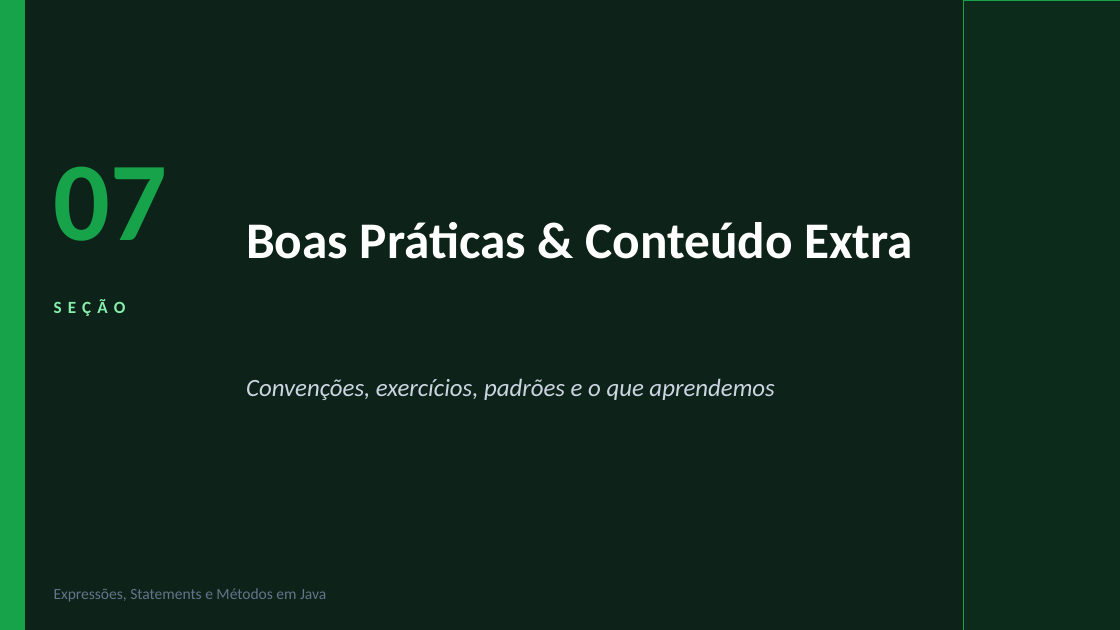
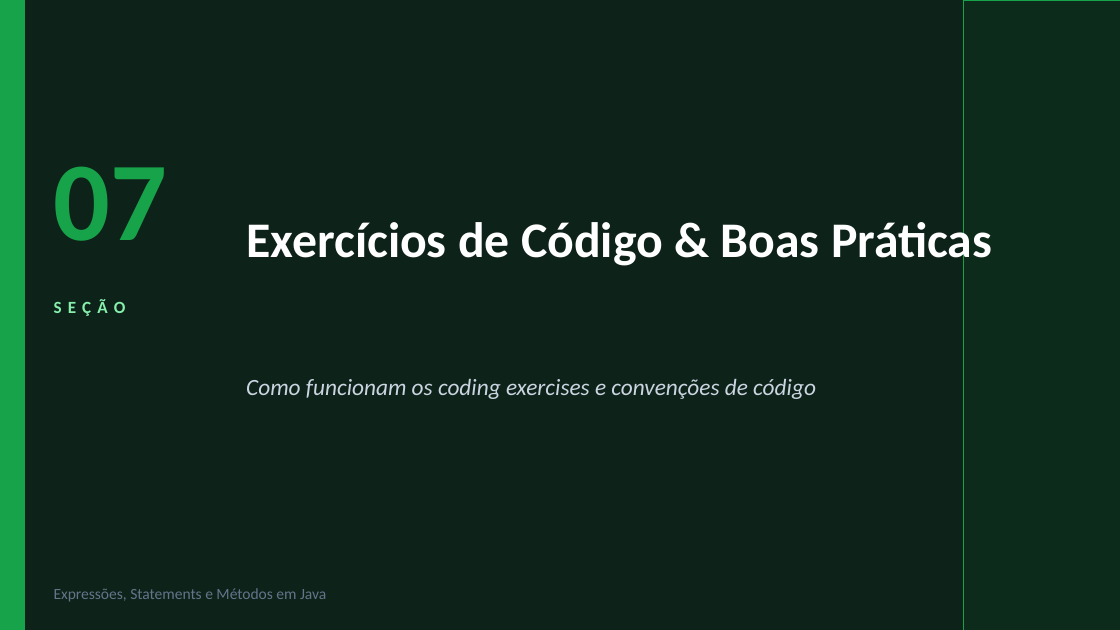
Before and after one commit to GustavoJ-dev/JavaStudiesHub, a slide deck: slide 35 of src/module03/content/Expressoes-Statements-e-Metodos.pptx (slide 29 before the commit). Drawn at 1120x630 pixels with LibreOffice and Linux fonts; fonts in the diff are those of the drawing. Boxes give left, top, right and bottom in pixels: in the first picture for what was removed or moved away, otherwise in the second. Text is boxed around its words. In the diff, an @@ line names an element or a change of style, - is before the commit and + after.

```diff
--- a/src/module03/content/Expressoes-Statements-e-Metodos.pptx
+++ b/src/module03/content/Expressoes-Statements-e-Metodos.pptx
@@ text at box(246, 217, 992, 270): text changed; size 33 to 32 pt @@
-Boas Práticas & Conteúdo Extra
+Exercícios de Código & Boas Práticas
@@ text at box(246, 379, 816, 399): text changed; size 16 to 15 pt @@
-Convenções, exercícios, padrões e o que aprendemos
+Como funcionam os coding exercises e convenções de código
```
Also in this commit, not shown: 23 other slides changed, 15 slides added, 10 slides removed, 7 other files.
